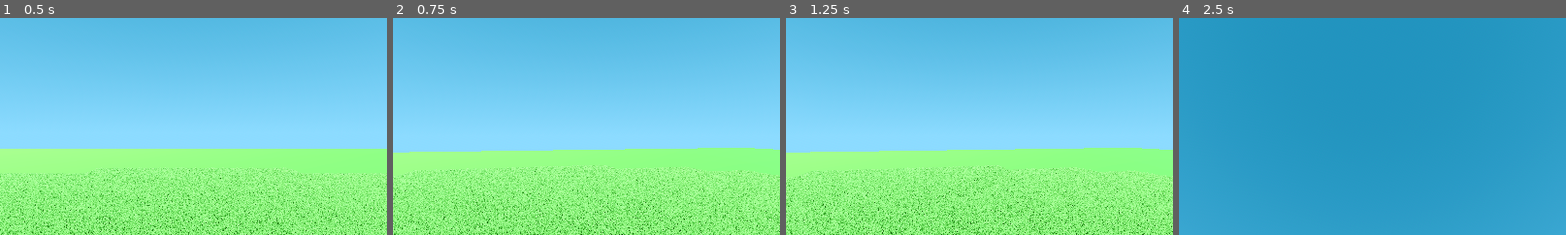
Above: before the commit, frames 1-4 (left to right).
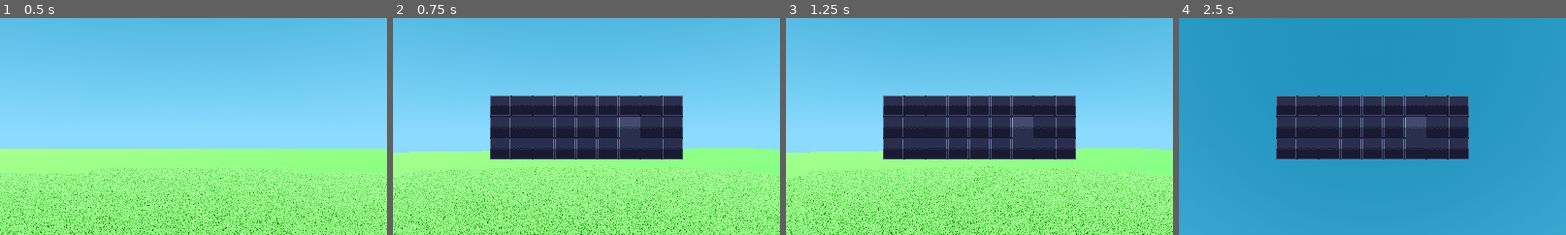
Above: after the commit, the same moments.

Repository: LordDeatHunter/SurvTest
Game: Godot game, scene res://scenes/main.tscn
The game is run twice, just before and just after one commit, with the same random seed, the same clock (stepped at 60 frames per second) and the same inputs.
Inputs (mouse positions are % of the whole screen's width and height, from its top left):
- Up to frame 1 (0.5 s): no input
- Up to frame 2 (0.75 s): tap Enter at 0.5 s; move the mouse to (55, 50) at 0.52 s; hold W (move_forward) from 0.53 s (still down); tap Tab at 0.6 s; click (55, 50) at 0.67 s
- Up to frame 3 (1.25 s): keep holding W (move_forward); tap Space (jump) at 0.77 s
- Up to frame 4 (2.5 s): move the mouse to (39, 95) at 1.27 s; release W (move_forward) at 1.28 s; hold S (move_backward) 1.28-2.03 s; tap Shift (crouch) at 1.35 s; click (39, 95) at 1.42 s; tap Space (jump) at 1.52 s; tap Tab at 1.55, 2.3 s; move the mouse to (52, 48) at 2.02 s; hold W (move_forward) from 2.03 s (still down); tap F (interact) at 2.1 s; click (52, 48) at 2.17 s
The pictures show only the part of the screen within x 25-75%, y 24-73%; the shares and areas given below are measured in that part.

Frame 1 is identical in both runs. In frame 2, 15% of the frame differs, in the area x 25-75%, y 35-66%; in frame 3, 15%; in frame 4, 15%.

Commit message:
Add main inventory

Diff:
--- a/scenes/actors/player.gd
+++ b/scenes/actors/player.gd
@@ -59,7 +59,8 @@
 @onready var camera = $Head/Camera3D
 @onready var mesh_instance_3d: MeshInstance3D = $MeshInstance3D
 @onready var collision_shape_3d: CollisionShape3D = $CollisionShape3D
-@onready var hotbar: InventoryUi = %InventoryUi
+@onready var hotbar: InventoryUi = %HotbarUi
+@onready var inventory: InventoryUi = %InventoryUi
 @onready var held_item_node: Node2D = %HeldItem
 @onready var held_item_sprite: Sprite2D = %HeldItem/Sprite2D
 @onready var ray_cast: RayCast3D = %RayCast
@@ -68,7 +69,9 @@
 func _ready():
 	Input.set_mouse_mode(Input.MOUSE_MODE_CAPTURED)
 	hotbar.set_item(3, Items.example_item)
-	hotbar.slot_clicked.connect(_on_inventory_slot_clicked)
+	hotbar.slot_clicked.connect(_on_hotbar_slot_clicked)
+	inventory.slot_clicked.connect(_on_inventory_slot_clicked)
+	inventory.hide()
 
 
 func _input(event):
@@ -76,14 +79,17 @@
 	if event is InputEventKey and event.is_pressed() and event.keycode == KEY_TAB:
 		if mouse_mode == Input.MOUSE_MODE_CAPTURED:
 			Input.set_mouse_mode(Input.MOUSE_MODE_VISIBLE)
+			inventory.show()
 		else:
 			Input.set_mouse_mode(Input.MOUSE_MODE_CAPTURED)
+			inventory.hide()
 
 	elif (
 		event is InputEventMouseButton
 		and mouse_mode == Input.MOUSE_MODE_VISIBLE
 		and event.button_index == MOUSE_BUTTON_LEFT
 		and not hotbar.get_rect().has_point(event.position)
+		and not inventory.get_rect().has_point(event.position)
 	):
 		if held_stack and held_stack.quantity > 0:
 			var dropped_item: DroppedItem = DROPPED_ITEM_SCENE.instantiate()
@@ -258,6 +264,12 @@
 
 
 func _on_inventory_slot_clicked(slot_index: int, item: Item):
+	var prev_held_stack: Item = held_stack
+	held_stack = item
+	inventory.set_item(slot_index, prev_held_stack)
+
+
+func _on_hotbar_slot_clicked(slot_index: int, item: Item):
 	var prev_held_stack: Item = held_stack
 	held_stack = item
 	hotbar.set_item(slot_index, prev_held_stack)
--- a/scenes/actors/player.tscn
+++ b/scenes/actors/player.tscn
@@ -44,6 +44,14 @@
 unique_name_in_owner = true
 layout_mode = 2
 size_flags_horizontal = 4
+size_flags_vertical = 4
+columns = 9
+inventory_size = 27
+
+[node name="HotbarUi" parent="MarginContainer" instance=ExtResource("2_ru62r")]
+unique_name_in_owner = true
+layout_mode = 2
+size_flags_horizontal = 4
 size_flags_vertical = 8
 columns = 9
 
--- a/scenes/ui/inventory_ui.gd
+++ b/scenes/ui/inventory_ui.gd
@@ -3,7 +3,9 @@
 
 signal slot_clicked(slot_index: int, item: Item)
 
-var inventory: Inventory = Inventory.new(9)
+@export var inventory_size: int = 9
+
+var inventory: Inventory
 var selected_slot: int:
 	get:
 		return selected_slot
@@ -18,6 +20,7 @@
 
 
 func _ready():
+	inventory = Inventory.new(inventory_size)
 	inventory.item_added.connect(_update_slot)
 	_update_inventory()
 	selected_slot = 0
